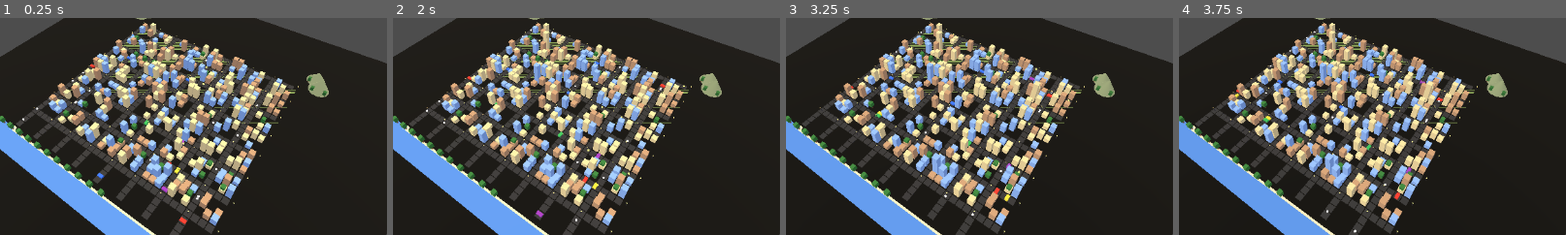
Above: before the commit, frames 1-4 (left to right).
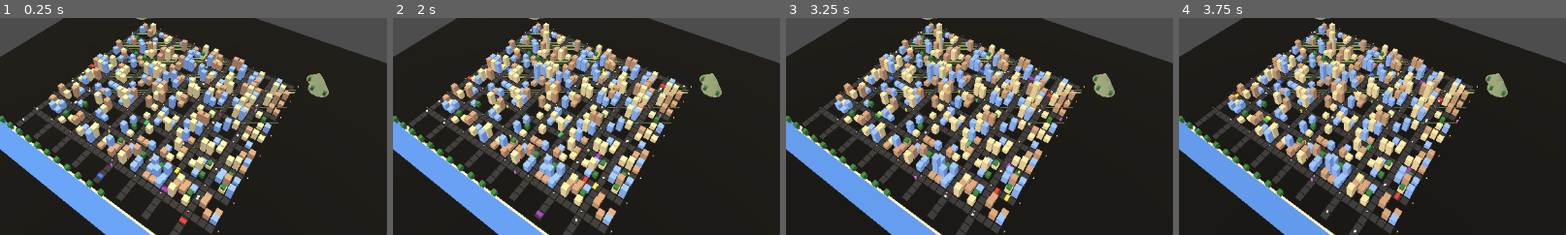
Above: after the commit, the same moments.

Repository: Fedgerick/syndicatecity-2d
Game: Godot game, scene res://main.tscn
Two runs of this game, one before a commit and one after it. Both use one fixed random seed, a clock stepped at 60 frames per second and the inputs below.
Inputs (mouse positions are % of the whole screen's width and height, from its top left):
- Up to frame 1 (0.25 s): no input
- Up to frame 2 (2 s): tap Enter at 0.5, 1.25 s; move the mouse to (72, 45) at 0.52 s; hold Right (ui_right) 0.53-1.28 s; tap 1 at 0.6 s; click (72, 45) at 0.67 s; tap Space at 0.77, 1.52 s; move the mouse to (30, 55) at 1.27 s; hold Down (ui_down) from 1.28 s (still down); tap 2 at 1.35 s
- Up to frame 3 (3.25 s): tap Enter at 2, 2.75 s; move the mouse to (60, 28) at 2.02 s; release Down (ui_down) at 2.03 s; hold Right (ui_right) 2.03-2.78 s; tap 3 at 2.1 s; move the mouse to (45, 70) at 2.77 s; hold Up (ui_up) from 2.78 s (still down); tap 4 at 2.85 s; click (45, 70) at 2.92 s; tap Space at 3.02 s
- Up to frame 4 (3.75 s): tap Enter at 3.5 s; move the mouse to (80, 65) at 3.52 s; release Up (ui_up) at 3.53 s; hold Left (ui_left) from 3.53 s (still down); tap 5 at 3.6 s
The pictures show only the part of the screen within x 29-79%, y 29-79%; the shares and areas given below are measured in that part.

The runs differ from the first frame. In frame 1, less than 0.1% of the frame differs, in the area x 27-67%, y 31-69%; in frame 2, less than 0.1%; in frame 3, less than 0.1%; in frame 4, 0.1%, in the area x 31-73%, y 5-76%.

Commit message:
game: player collision (slide), pedestrians walking on streets, enter/exit buildings
- Player collides with buildings (axis-separated slide)
- 12 pedestrians (NPCs) walking back and forth on road segments,
  colored capsules, varied speeds, facing direction
- Press E near a building (<3.5m) to enter a simple interior:
  small room with floor/walls/roof + props. Player placed inside.
  Camera switches to close third-person.
- Press Escape to leave the interior

Together these are the bare bones of a GTA-style game inside a
SimCity-style city. Lots more to add (NPC routines, doors, missions),
but the architecture supports it now.

Diff:
--- a/main.gd
+++ b/main.gd
@@ -33,6 +33,8 @@
 var growth_accum: float = 0.0
 var sim_day_accum: float = 0.0  # seconds until next sim day
 var sim_unlocked: Array[String] = ["Basic Zone"]
+var interior_view: bool = false
+var interior_root: Node3D
 var player: MeshInstance3D
 var player_pos: Vector3 = Vector3.ZERO
 var player_vel: Vector3 = Vector3.ZERO
@@ -65,6 +67,7 @@
 	_build_water()
 	_build_traffic()
 	_build_cars()
+	_build_npcs()
 	_build_trees()
 	_build_roads()
 	_build_initial_buildings()
@@ -103,6 +106,7 @@
 	_apply_time()
 	_update_traffic(delta)
 	_update_cars(delta)
+	_update_npcs(delta)
 	_update_player(delta)
 	# Growth: every 0.5s, randomly bump a built cell to a higher density
 	growth_accum += delta
@@ -336,6 +340,14 @@
 
 
 
+
+
+func _cell_has_building(x: int, z: int) -> bool:
+	for b in placed_buildings:
+		if b.x == x and b.y == z:
+			return true
+	return false
+
 func _raycast_ground(screen_pos: Vector2) -> Vector3:
 	var cam := get_viewport().get_camera_3d()
 	if cam == null:
@@ -633,16 +645,35 @@
 	if Input.is_action_pressed("ui_right"):
 		move += right
 	if move.length() > 0.01:
-		move = move.normalized() * player_speed * delta
-		var new_pos: Vector3 = player_pos + move
-		# Clamp to world bounds (stay on grid + a bit of margin)
-		var bound: float = HALF - CELL * 0.5
-		new_pos.x = clamp(new_pos.x, -bound, bound)
-		new_pos.z = clamp(new_pos.z, -bound, bound)
-		player_pos = new_pos
-		player.position = player_pos
-		# Face the direction of movement
-		if move.length() > 0.001:
+			move = move.normalized() * player_speed * delta
+			var new_pos: Vector3 = player_pos + move
+			# Clamp to world bounds (stay on grid + a bit of margin)
+			var bound: float = HALF - CELL * 0.5
+			new_pos.x = clamp(new_pos.x, -bound, bound)
+			new_pos.z = clamp(new_pos.z, -bound, bound)
+			# Block: don't walk through buildings (slide along them)
+			var cx: int = int(round((new_pos.x + HALF) / CELL))
+			var cz: int = int(round((new_pos.z + HALF) / CELL))
+			if _cell_has_building(cx, cz):
+				# Try X-only move
+				var alt_x: Vector3 = Vector3(new_pos.x, player_pos.y, player_pos.z)
+				var cx2: int = int(round((alt_x.x + HALF) / CELL))
+				var cz2: int = int(round((alt_x.z + HALF) / CELL))
+				if not _cell_has_building(cx2, cz2):
+					new_pos = alt_x
+				else:
+					# Try Z-only move
+					var alt_z: Vector3 = Vector3(player_pos.x, player_pos.y, new_pos.z)
+					var cx3: int = int(round((alt_z.x + HALF) / CELL))
+					var cz3: int = int(round((alt_z.z + HALF) / CELL))
+					if not _cell_has_building(cx3, cz3):
+						new_pos = alt_z
+					else:
+						# Blocked both ways, no movement
+						new_pos = player_pos
+			player_pos = new_pos
+			player.position = player_pos
+			# Face the direction of movement
 			var yaw_rad: float = atan2(move.x, move.z)
 			player.rotation.y = yaw_rad
 	# Toggle third-person camera with C
@@ -850,6 +881,128 @@
 
 
 
+
+
+func _build_npcs() -> void:
+	# Spawn 12 pedestrians on roads. Each walks a straight segment back and forth.
+	var rng := RandomNumberGenerator.new()
+	rng.seed = 99
+	for n in 12:
+		var road_x: int = rng.randi_range(1, 7) * ROAD_EVERY
+		var road_z: int = rng.randi_range(1, 7) * ROAD_EVERY
+		# Path: 8 cells in +x direction along z=road_z
+		var p0: Vector3 = Vector3(_wx(road_x * CELL), 0.0, _wz(road_z * CELL + CELL * 0.5))
+		var p1: Vector3 = Vector3(_wx((road_x + 8) * CELL), 0.0, _wz(road_z * CELL + CELL * 0.5))
+		var npc := MeshInstance3D.new()
+		var capsule := CapsuleMesh.new()
+		capsule.height = 1.4
+		capsule.radius = 0.25
+		npc.mesh = capsule
+		var mat := StandardMaterial3D.new()
+		var palette := [Color(0.85, 0.20, 0.20), Color(0.20, 0.85, 0.40), Color(0.95, 0.85, 0.20), Color(0.80, 0.40, 0.95)]
+		mat.albedo_color = palette[rng.randi() % palette.size()]
+		npc.material_override = mat
+		npc.position = p0
+		add_child(npc)
+		npcs.append({
+			"mesh": npc,
+			"path": [p0, p1],
+			"t": 0.0,
+			"dir": 1,
+			"speed": rng.randf_range(1.2, 2.2),
+		})
+
+
+func _update_npcs(delta: float) -> void:
+	for n in npcs:
+		var t: float = n["t"]
+		t += delta * n["speed"] * n["dir"] / (n["path"][1] - n["path"][0]).length()
+		if t > 1.0:
+			t = 1.0
+			n["dir"] = -1
+		elif t < 0.0:
+			t = 0.0
+			n["dir"] = 1
+		n["t"] = t
+		var pos: Vector3 = n["path"][0].lerp(n["path"][1], t)
+		pos.y = 0.7
+		n["mesh"].position = pos
+		# Face direction
+		var fwd: Vector3 = (n["path"][1] - n["path"][0]).normalized() * n["dir"]
+		if fwd.length() > 0.01:
+			n["mesh"].rotation.y = atan2(fwd.x, fwd.z)
+
+
+func _try_enter_building() -> void:
+	if interior_view:
+		return
+	# Find nearest building cell within 4m
+	var nearest: Vector2i = Vector2i(-1, -1)
+	var best_d: float = 9999.0
+	for b in placed_buildings:
+		var bpos: Vector3 = Vector3(_wx(b.x * CELL), 0, _wz(b.y * CELL))
+		var d: float = player_pos.distance_to(bpos)
+		if d < best_d:
+			best_d = d
+			nearest = Vector2i(b.x, b.y)
+	if best_d > 3.5:
+		return
+	_enter_building(nearest.x, nearest.y)
+
+
+func _enter_building(x: int, z: int) -> void:
+	interior_view = true
+	interior_root = Node3D.new()
+	add_child(interior_root)
+	# Floor (small dark plane)
+	var floor := _make_box(Vector3(2.5, 0.05, 2.5),
+		Vector3(0, 0, 0),
+		Color(0.30, 0.25, 0.20))
+	floor.position = Vector3(_wx(x * CELL), 0.1, _wz(z * CELL))
+	interior_root.add_child(floor)
+	# Walls
+	var wall_mat_color: Color = Color(0.70, 0.65, 0.55)
+	interior_root.add_child(_make_box(Vector3(2.5, 2.5, 0.1),
+		Vector3(_wx(x * CELL) - 1.2, 1.25, _wz(z * CELL)),
+		wall_mat_color))
+	interior_root.add_child(_make_box(Vector3(2.5, 2.5, 0.1),
+		Vector3(_wx(x * CELL) + 1.2, 1.25, _wz(z * CELL)),
+		wall_mat_color))
+	interior_root.add_child(_make_box(Vector3(0.1, 2.5, 2.5),
+		Vector3(_wx(x * CELL), 1.25, _wz(z * CELL) - 1.2),
+		wall_mat_color))
+	# Roof
+	interior_root.add_child(_make_box(Vector3(2.5, 0.1, 2.5),
+		Vector3(_wx(x * CELL), 2.6, _wz(z * CELL)),
+		Color(0.40, 0.35, 0.30)))
+	# A few props
+	for px in [-0.7, 0.0, 0.7]:
+		interior_root.add_child(_make_box(Vector3(0.4, 0.4, 0.4),
+			Vector3(_wx(x * CELL) + px, 0.3, _wz(z * CELL) - 0.5),
+			Color(0.55, 0.45, 0.30)))
+	# Hide the exterior, show only interior + dim lighting
+	# Easiest: set all OTHER nodes' visible = false, but we tracked them via interior_root separation
+	# Move player to interior center
+	player_pos = Vector3(_wx(x * CELL), 0.7, _wz(z * CELL) + 0.5)
+	player.position = player_pos
+	# Switch to interior camera
+	cam_thirdperson = true
+	cam_player_dist = 2.0
+	cam_player_pitch = -10.0
+	_refresh_player_camera()
+
+
+func _exit_building() -> void:
+	if not interior_view:
+		return
+	interior_view = false
+	if interior_root:
+		interior_root.queue_free()
+		interior_root = null
+	cam_player_dist = 12.0
+	cam_player_pitch = -25.0
+
+
 func save_city() -> void:
 	var data := {
 		"version": 2,
@@ -918,6 +1071,7 @@
 	_apply_time()
 	print("LOAD: %d buildings, $", placed_buildings.size(), sim_budget, " day ", sim_day_count)
 var cars: Array[MeshInstance3D] = []
+var npcs: Array = []  # each: {mesh, path, idx, t}
 
 
 func _build_cars() -> void:
